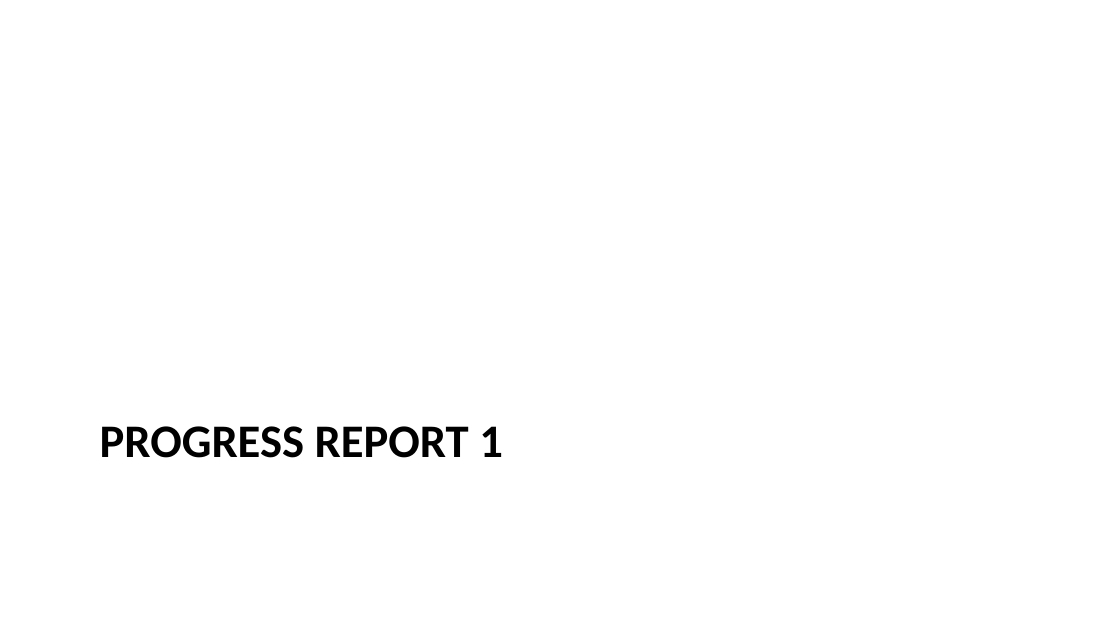
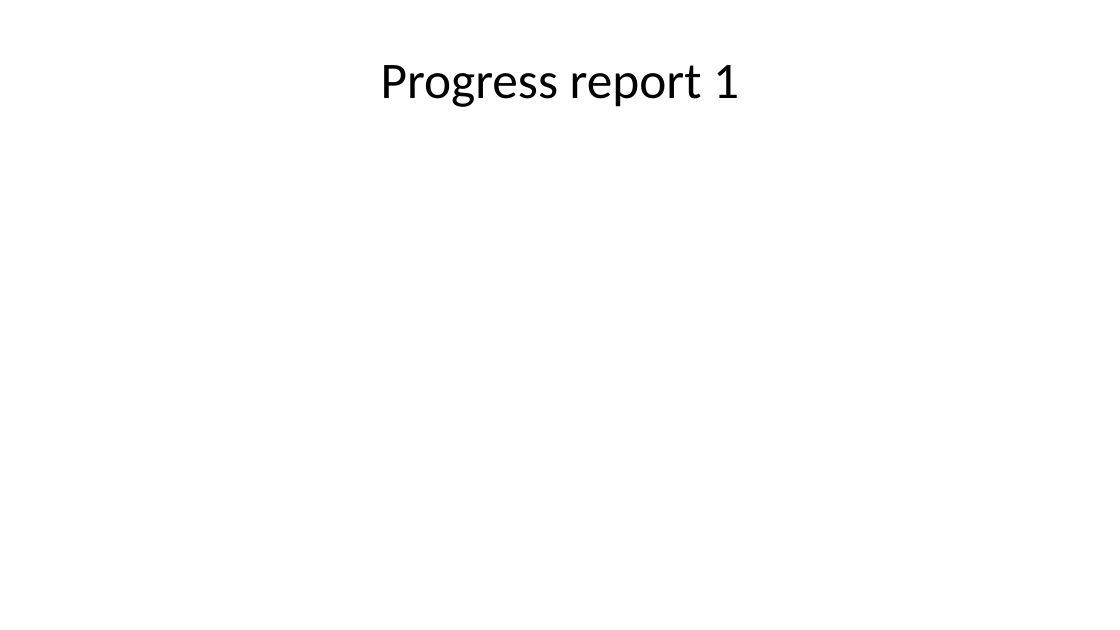
Before and after one commit to andrea-farnham/andrea-farnham.github.io, a slide deck: slide 2 of Docs/_site/presentations/Presentations_1.pptx. Drawn at 1120x630 pixels with LibreOffice and Linux fonts; fonts in the diff are those of the drawing. Boxes give left, top, right and bottom in pixels: in the first picture for what was removed or moved away, otherwise in the second. Text is boxed around its words. In the diff, an @@ line names an element or a change of style, - is before the commit and + after.

```diff
--- a/Docs/_site/presentations/Presentations_1.pptx
+++ b/Docs/_site/presentations/Presentations_1.pptx
@@ title "Progress report 1" at (x1=381, y1=65, x2=739, y2=107): vertical alignment top to middle @@
@@ title at (x1=381, y1=65, x2=739, y2=107): text changed; size 30 to 33 pt; bold off @@
-PROGRESS REPORT 1
+Progress report 1
```
Also in this commit, not shown: 23 other files.
